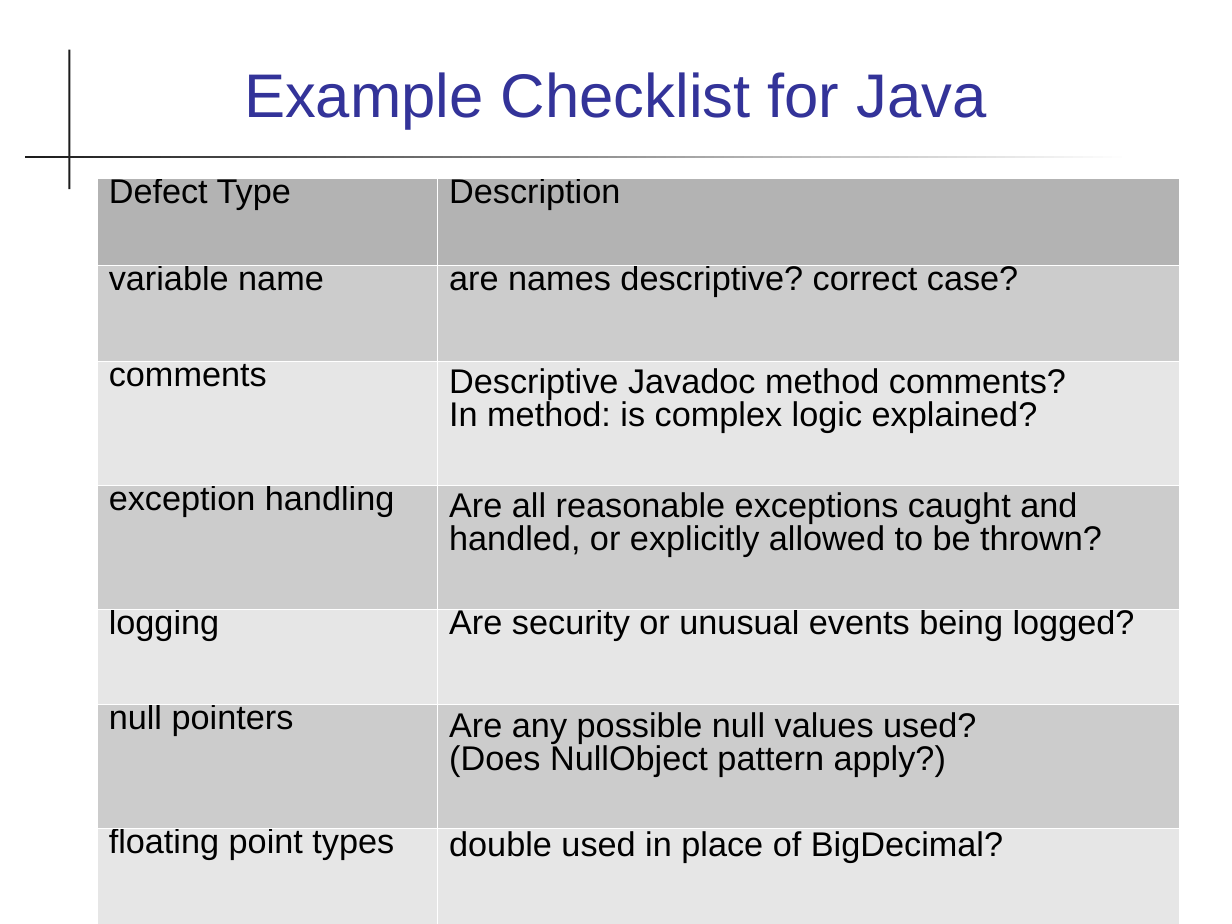
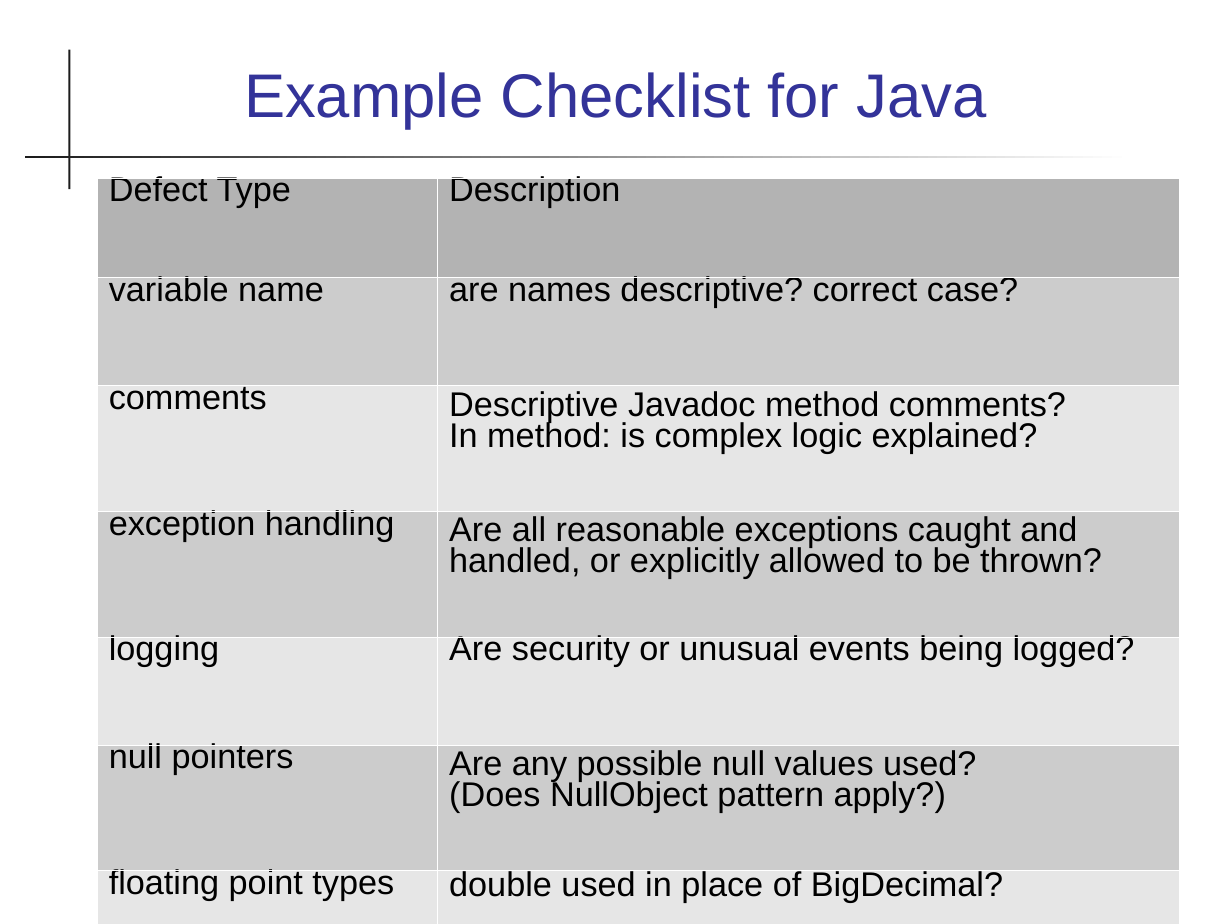
Before and after one commit to cpske/ISP, a slide deck: slide 33 of code-review/Reviews.ppt. Drawn at 1232x924 pixels with LibreOffice and Linux fonts; fonts in the diff are those of the drawing. Boxes give left, top, right and bottom in pixels: in the first picture for what was removed or moved away, otherwise in the second. Text is boxed around its words. In the diff, an @@ line names an element or a change of style, - is before the commit and + after.

```diff
--- a/code-review/Reviews.ppt
+++ b/code-review/Reviews.ppt
@@ table at <box>96,177,1178,924</box> @@
@@ line spacing 0.63 to 0.59 @@
@@ line spacing 0.87 to 0.81 @@
@@ line spacing 0.7 to 0.65 @@
```
Also in this commit, not shown: 10 other slides changed, 9 other files.
